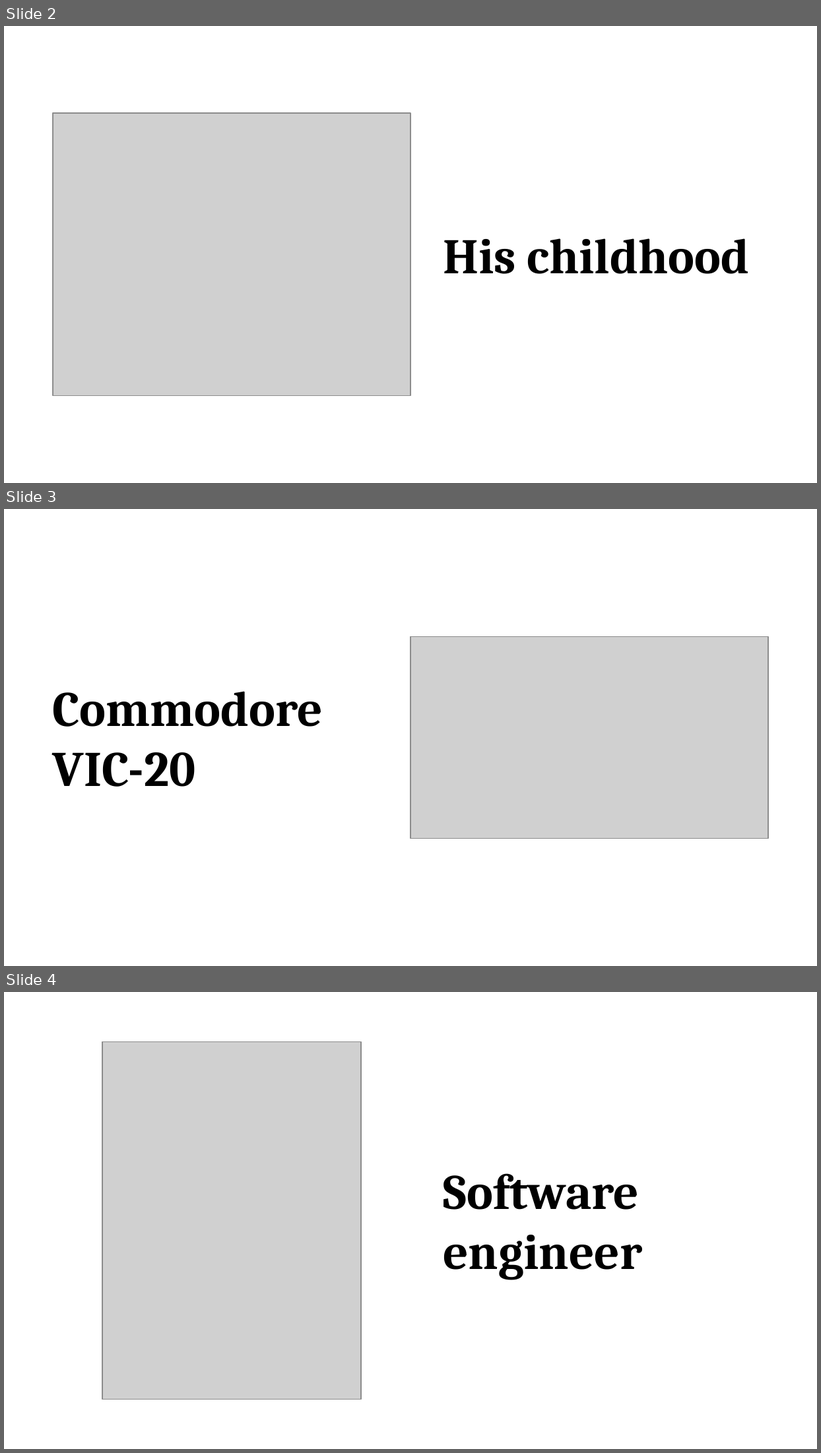
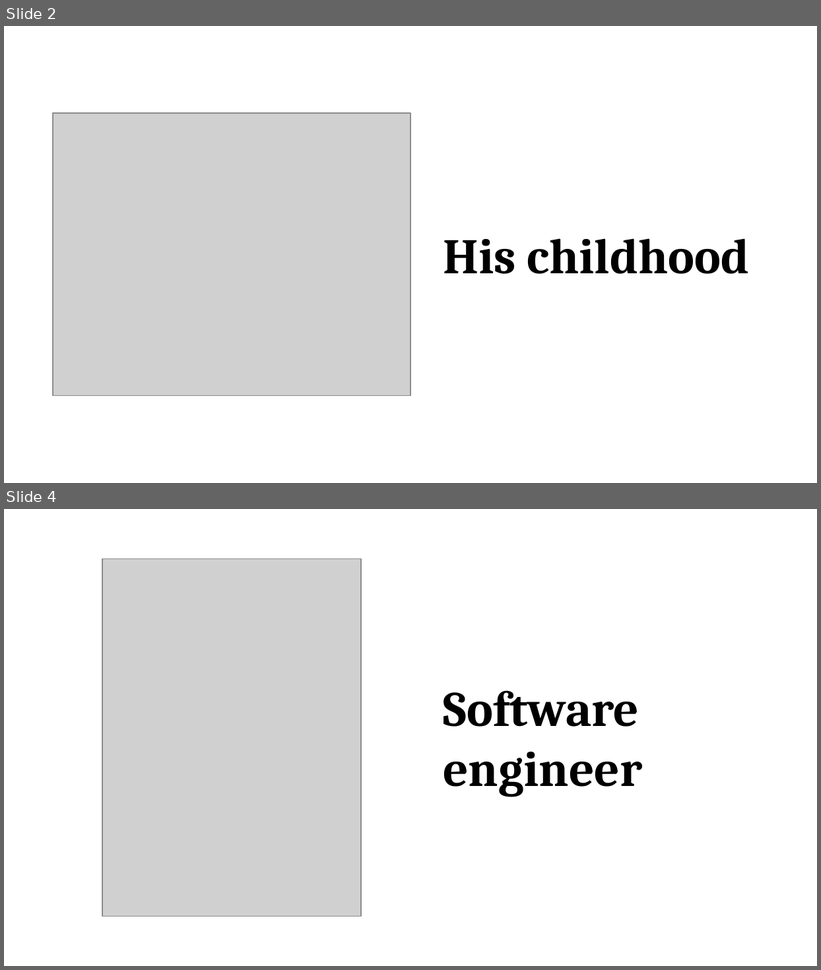
Before and after one commit to promilek2/Najs, a slide deck: Linus_Torvalds.pptx. Shown one above the other, each under a label of ours: slides 2, 3 and 4 before the commit, slides 2 and 4 after it; the slides between them are not shown. The pictures are 821x1453 and 821x970 pixels, drawn with LibreOffice and Linux fonts; fonts in the diff are those of the drawing; grey boxes stand for pictures. Boxes give left, top, right and bottom in pixels: in the first picture for what was removed or moved away, otherwise in the second. Text is boxed around its words. In the diff, an @@ line names an element or a change of style, - is before the commit and + after.

```diff
--- a/Linus_Torvalds.pptx
+++ b/Linus_Torvalds.pptx
@@ slide 3 removed at (x1=4, y1=509, x2=817, y2=966), background #FFFFFF @@
@@ picture removed at (x1=411, y1=636, x2=768, y2=838) @@
@@ text removed at (x1=53, y1=691, x2=323, y2=787) @@
-Commodore VIC-20
```
Also in this commit, not shown: 1 slide added, 1 other file.
